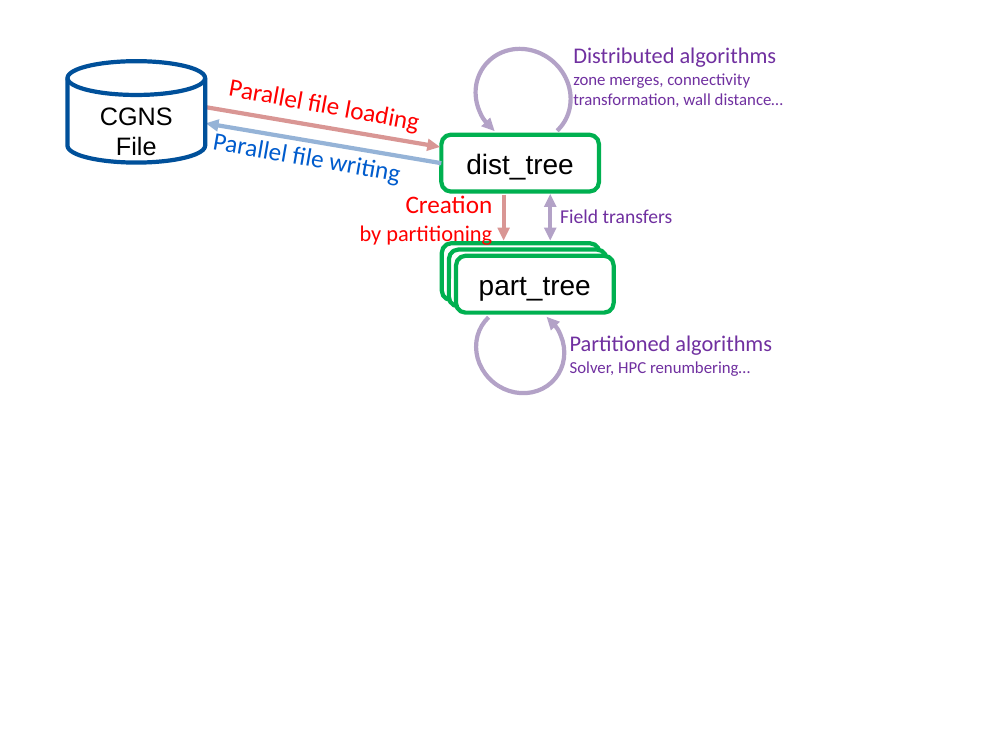
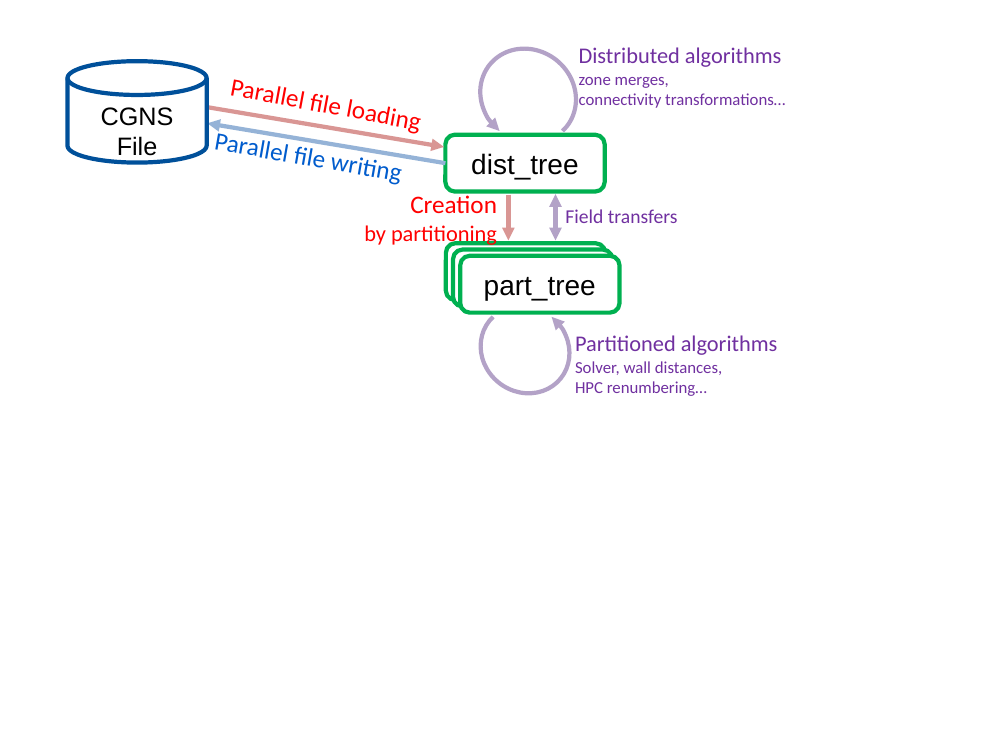
Before and after one commit to onera/Maia, a slide deck: slide 1 of doc/user_manual/images/workflow/workflow.pptx. Drawn at 1008x756 pixels with LibreOffice and Linux fonts; fonts in the diff are those of the drawing. Boxes give left, top, right and bottom in pixels: in the first picture for what was removed or moved away, otherwise in the second. Text is boxed around its words. In the diff, an @@ line names an element or a change of style, - is before the commit and + after.

```diff
--- a/doc/user_manual/images/workflow/workflow.pptx
+++ b/doc/user_manual/images/workflow/workflow.pptx
@@ text at [579, 77, 785, 108]: text changed @@
-zone merges, connectivity transformation, wall distance…
+zone merges,
+connectivity transformations…
@@ arrow moved from (206, 107) - (439, 147) to (208, 107) - (444, 147) @@
@@ arrow moved from (442, 163) - (206, 123) to (446, 163) - (208, 123) @@
@@ 4 rounded rectangles, 2 texts, 2 arc (boxed as its full ellipse)s, 1 arrow, 1 double arrow: place and size @@
-4 rounded rectangles, 2 texts, 2 arc (boxed as its full ellipse)s, 1 arrow, 1 double arrow at [360, 30, 673, 411]
+4 rounded rectangles, 2 texts, 2 arc (boxed as its full ellipse)s, 1 arrow, 1 double arrow at [364, 29, 678, 412]
@@ text at [575, 361, 722, 396]: text changed @@
-Solver, HPC renumbering…
+Solver, wall distances,
+HPC renumbering…
```
Also in this commit, not shown: 25 other files.
